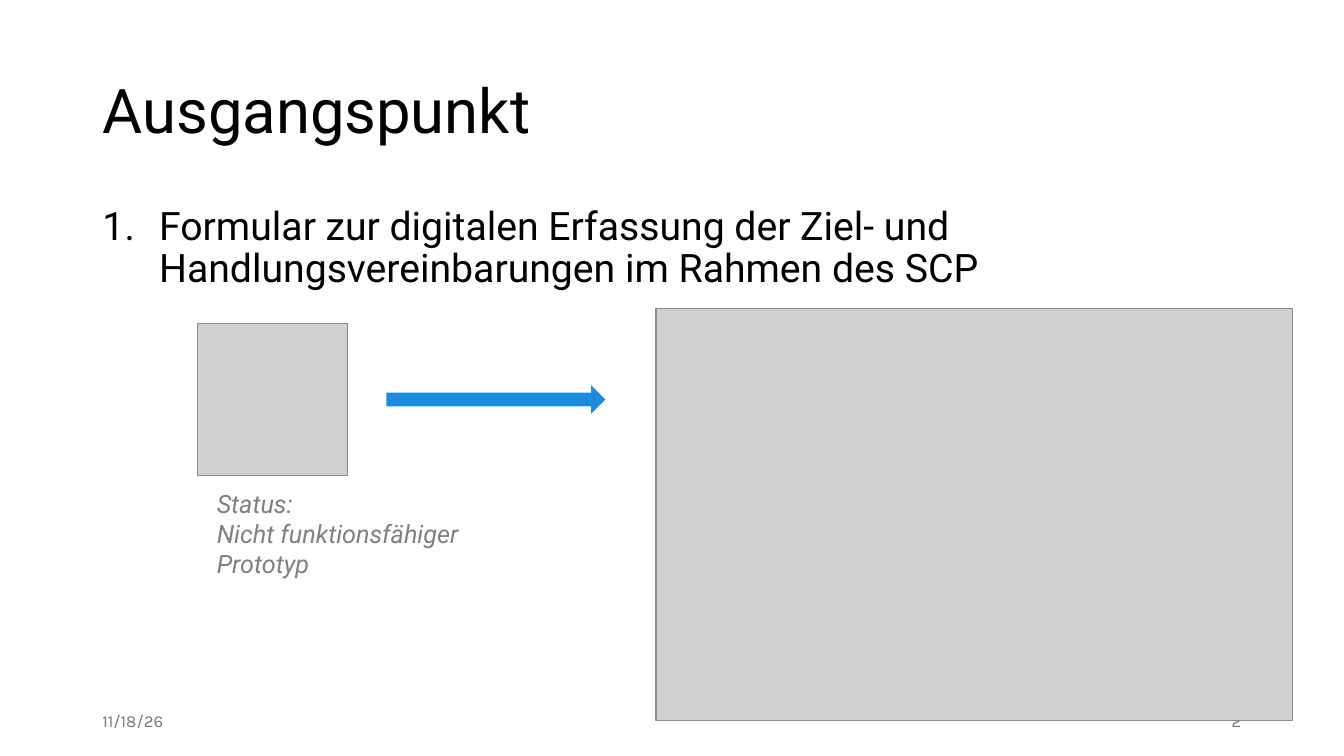
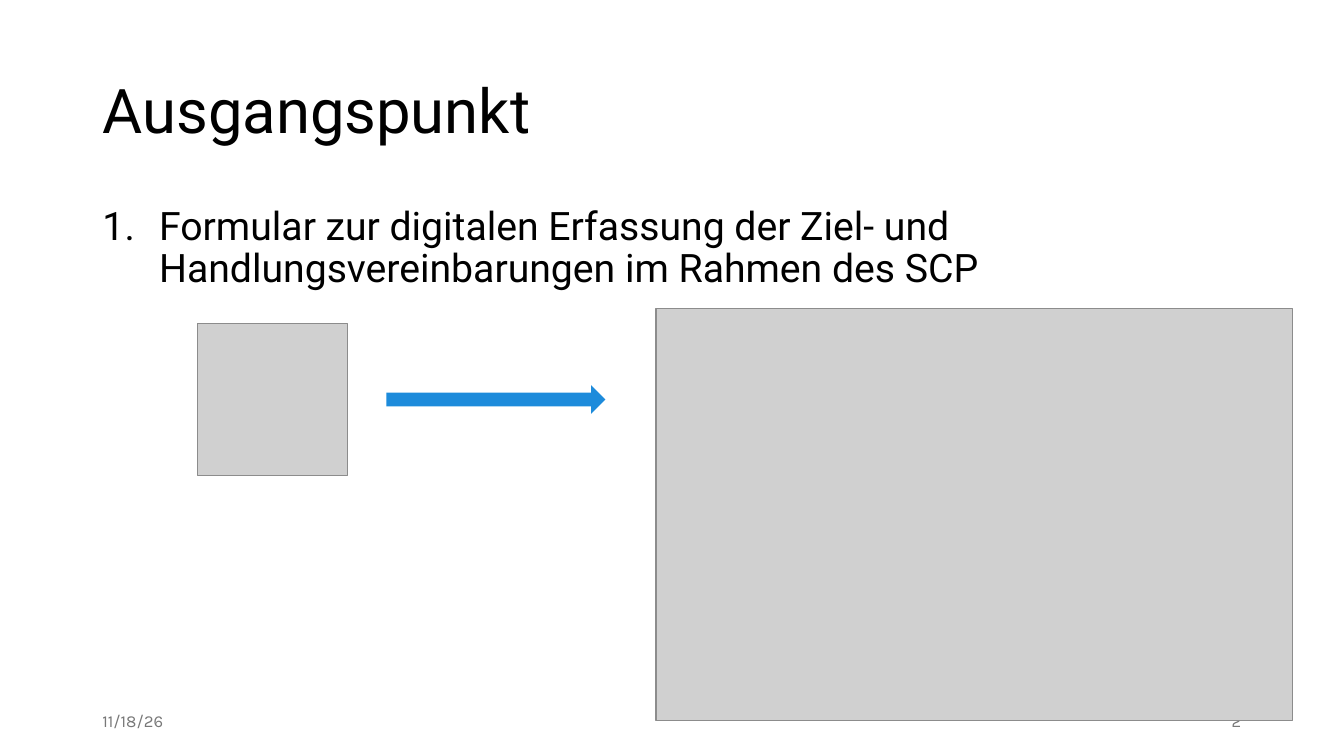
Before and after one commit to edgar-treischl/dash-zhv, a slide deck: slide 2 of docs/zhv_intro.pptx. Drawn at 1344x756 pixels with LibreOffice and Linux fonts; fonts in the diff are those of the drawing; grey boxes stand for pictures. Boxes give left, top, right and bottom in pixels: in the first picture for what was removed or moved away, otherwise in the second. Text is boxed around its words. In the diff, an @@ line names an element or a change of style, - is before the commit and + after.

```diff
--- a/docs/zhv_intro.pptx
+++ b/docs/zhv_intro.pptx
@@ text removed at [217,495,458,579] @@
-Status:
-Nicht funktionsfähiger
-Prototyp
```
Also in this commit, not shown: 2 other slides changed, 2 slides added, 2 other files.
